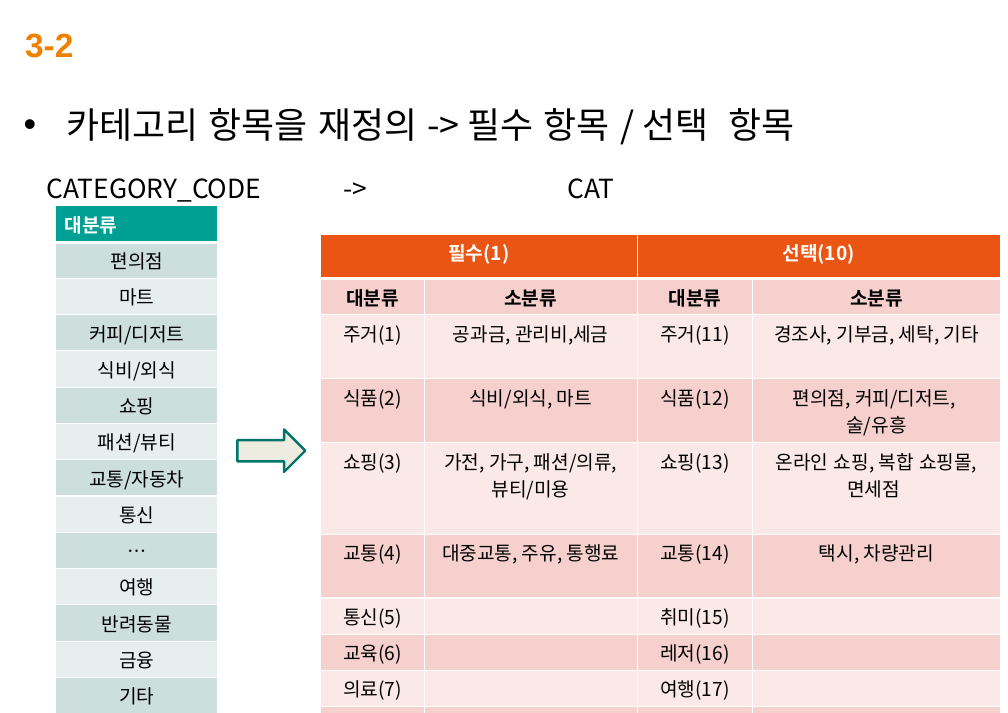
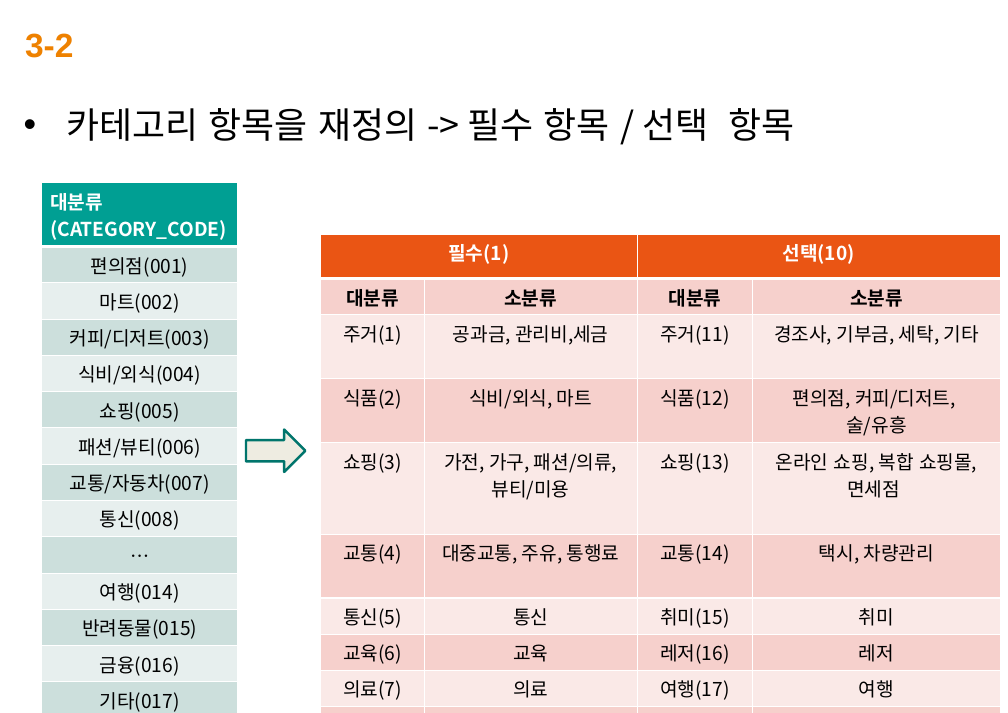
Before and after one commit to abcd00ou/LDS-Stat, a slide deck: slide 18 of 최종 보고서_이동성.pptx (slide 17 before the commit). Drawn at 1008x713 pixels with LibreOffice and Linux fonts; fonts in the diff are those of the drawing; background and template pictures are left out. Boxes give left, top, right and bottom in pixels: in the first picture for what was removed or moved away, otherwise in the second. Text is boxed around its words. In the diff, an @@ line names an element or a change of style, - is before the commit and + after.

```diff
--- a/최종 보고서_이동성.pptx
+++ b/최종 보고서_이동성.pptx
@@ text removed at <box>47,178,614,202</box> @@
-CATEGORY_CODE -> CAT
@@ table at <box>41,183,237,713</box> @@
-row 1, column 1: 대분류
+row 1, column 1: 대분류 / (CATEGORY_CODE)
-row 2, column 1: 편의점
+row 2, column 1: 편의점(001)
-row 3, column 1: 마트
+row 3, column 1: 마트(002)
-row 4, column 1: 커피/디저트
+row 4, column 1: 커피/디저트(003)
-row 5, column 1: 식비/외식
+row 5, column 1: 식비/외식(004)
-row 6, column 1: 쇼핑
+row 6, column 1: 쇼핑(005)
-row 7, column 1: 패션/뷰티
+row 7, column 1: 패션/뷰티(006)
-row 8, column 1: 교통/자동차
+row 8, column 1: 교통/자동차(007)
-row 9, column 1: 통신
+row 9, column 1: 통신(008)
-row 11, column 1: 여행
+row 11, column 1: 여행(014)
-row 12, column 1: 반려동물
+row 12, column 1: 반려동물(015)
-row 13, column 1: 금융
+row 13, column 1: 금융(016)
-row 14, column 1: 기타
+row 14, column 1: 기타(017)
@@ table: place and size @@
-table at <box>56,206,218,709</box>
+table at <box>41,183,237,713</box>
@@ table at <box>321,235,1000,704</box> @@
-row 7, column 2: 
+row 7, column 2: 통신
-row 7, column 4: 
+row 7, column 4: 취미
-row 8, column 2: 
+row 8, column 2: 교육
-row 8, column 4: 
+row 8, column 4: 레저
-row 9, column 2: 
+row 9, column 2: 의료
-row 9, column 4: 
+row 9, column 4: 여행
-row 10, column 4: 
+row 10, column 4: 반려동물
@@ right arrow: place and size @@
-right arrow at <box>237,429,305,472</box>
+right arrow at <box>246,429,305,472</box>
```
Also in this commit, not shown: 28 other slides changed, 2 slides added.
